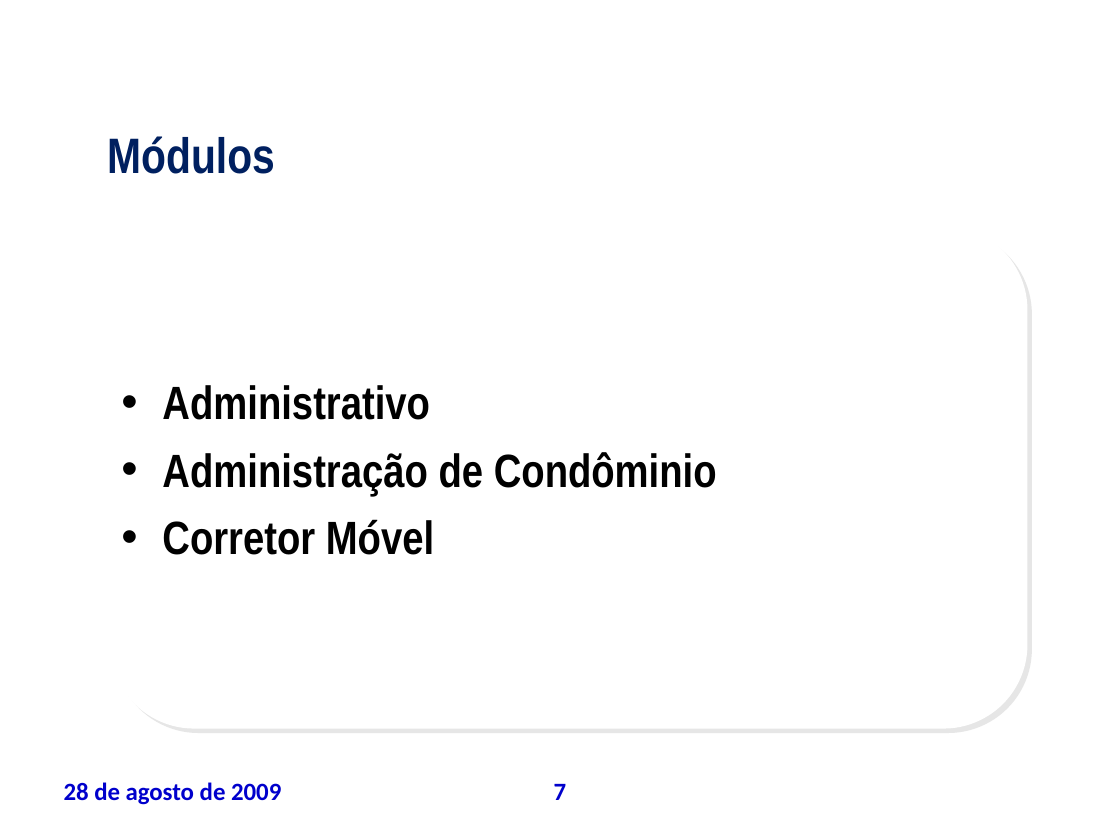
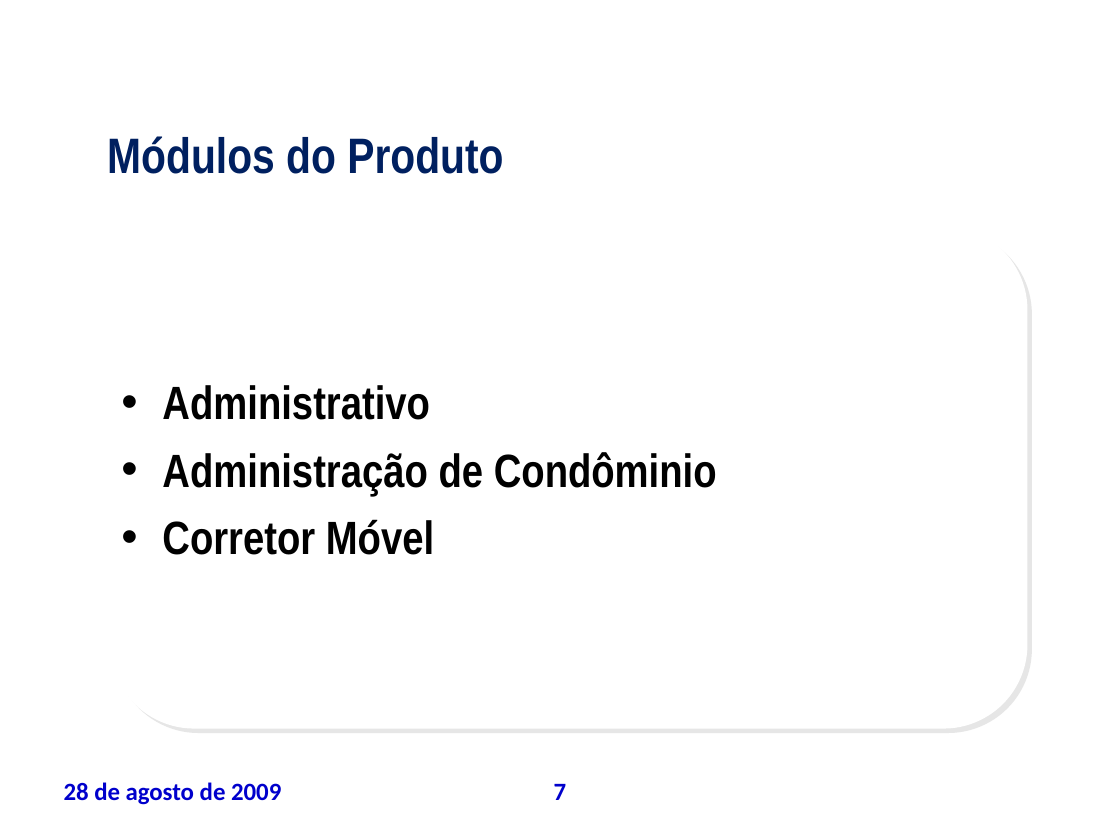
Before and after one commit to leoevaristo/psa20092, a slide deck: slide 7 of ARTEFATOS/TAP_apresentacao.ppt. Drawn at 1120x840 pixels with LibreOffice and Linux fonts; fonts in the diff are those of the drawing; background and template pictures are left out. Boxes give left, top, right and bottom in pixels: in the first picture for what was removed or moved away, otherwise in the second. Text is boxed around its words. In the diff, an @@ line names an element or a change of style, - is before the commit and + after.

```diff
--- a/ARTEFATOS/TAP_apresentacao.ppt
+++ b/ARTEFATOS/TAP_apresentacao.ppt
@@ text at [107, 136, 503, 174]: text changed @@
-Módulos
+Módulos do Produto
```
Also in this commit, not shown: 15 other slides changed, 1 slide added.
